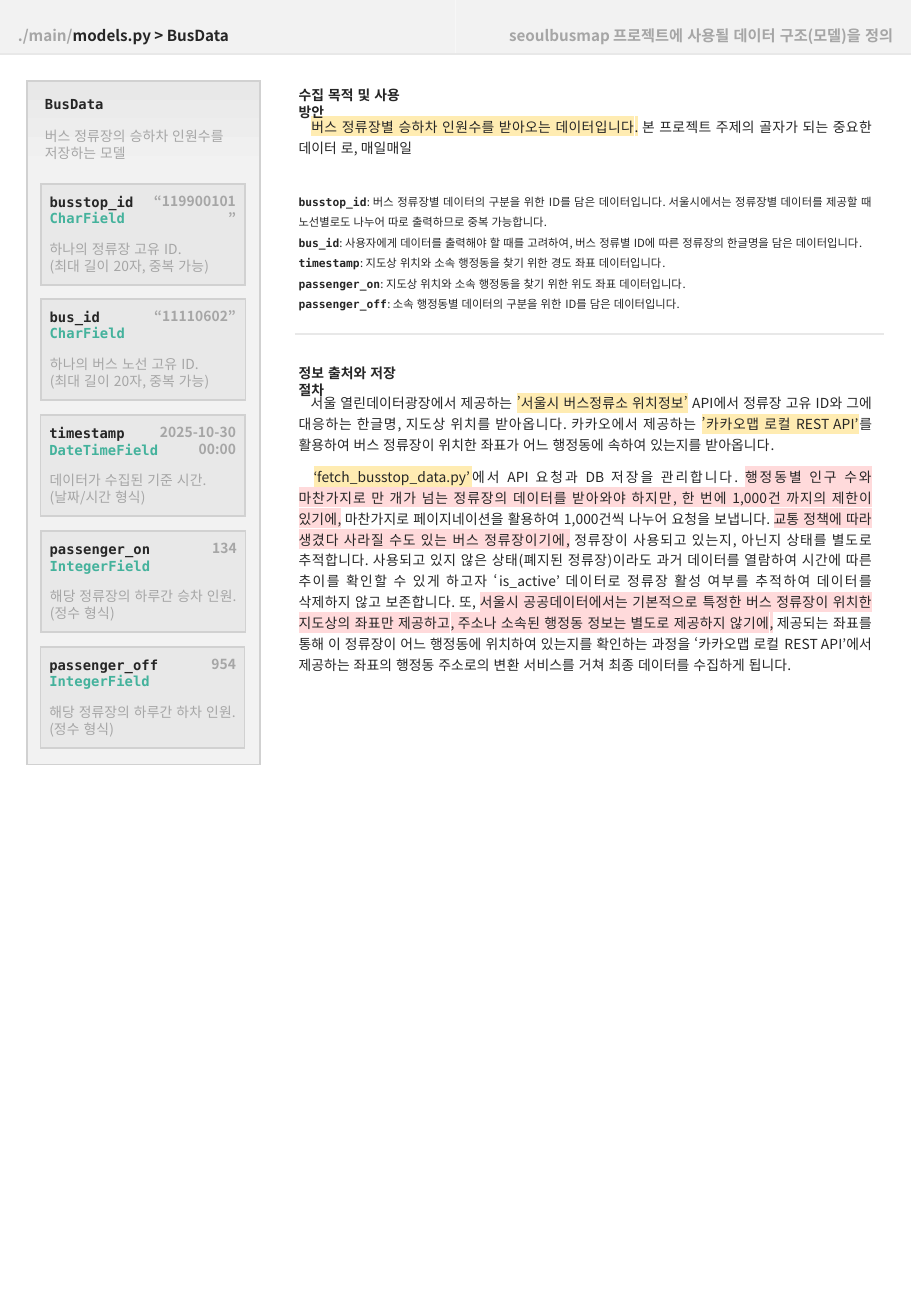
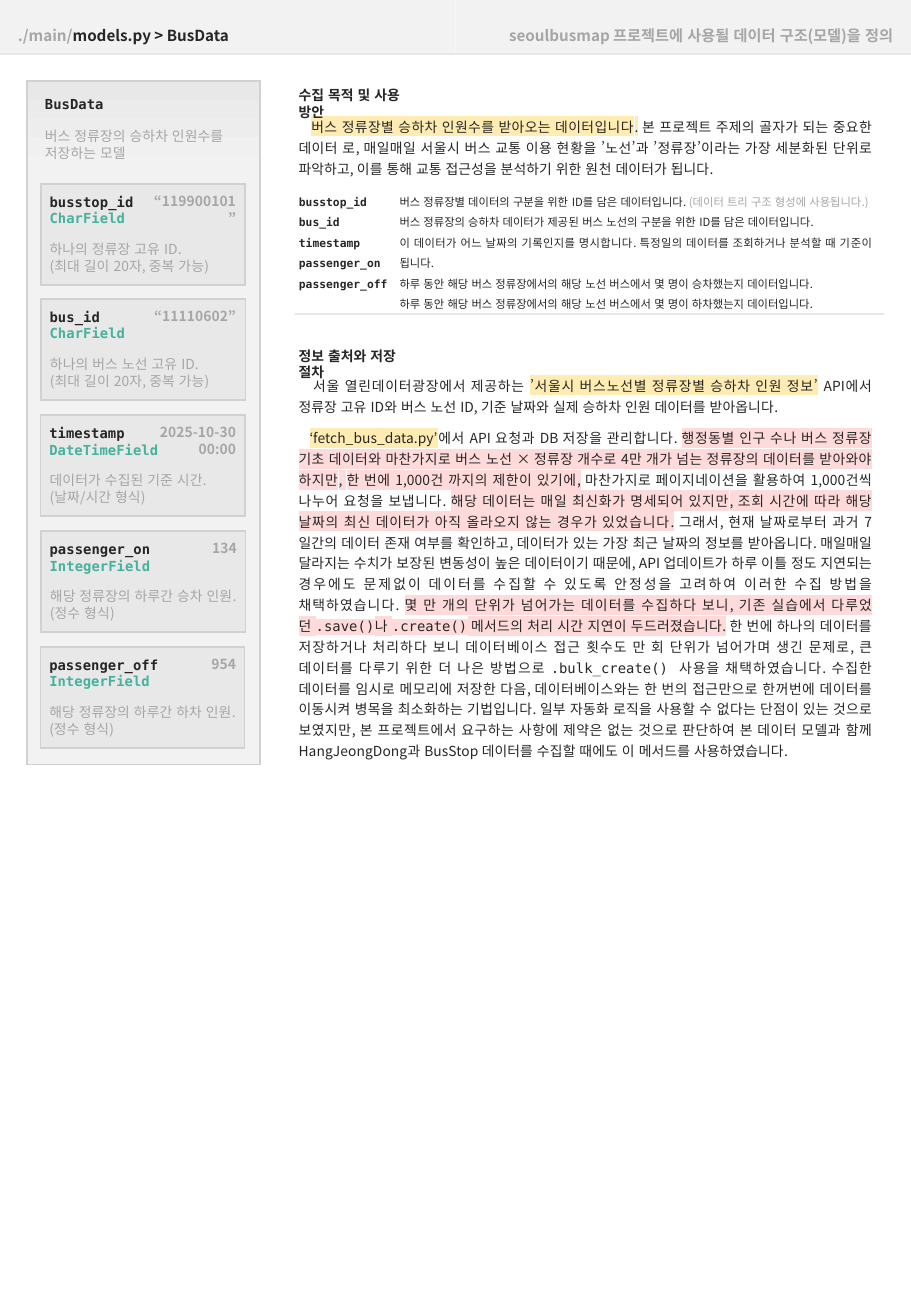
Before and after one commit to tansan7271/seoulbusmap, a slide deck: slide 3 of documents/기능 명세서 및 다이어그램 그래픽.pptx. Drawn at 911x1316 pixels with LibreOffice and Linux fonts; fonts in the diff are those of the drawing. Boxes give left, top, right and bottom in pixels: in the first picture for what was removed or moved away, otherwise in the second. Text is boxed around its words. In the diff, an @@ line names an element or a change of style, - is before the commit and + after.

Commit message:
feat: 코드 전반 리팩토링 및 자동 데이터 수집 스케줄러 기능 구현

```diff
--- a/documents/기능 명세서 및 다이어그램 그래픽.pptx
+++ b/documents/기능 명세서 및 다이어그램 그래픽.pptx
@@ text at [299, 118, 872, 177]: text changed @@
-버스 정류장별 승하차 인원수를 받아오는 데이터입니다. 본 프로젝트 주제의 골자가 되는 중요한 데이터 로, 매일매일
+버스 정류장별 승하차 인원수를 받아오는 데이터입니다. 본 프로젝트 주제의 골자가 되는 중요한 데이터 로, 매일매일 서울시 버스 교통 이용 현황을 ’노선’과 ’정류장’이라는 가장 세분화된 단위로 파악하고, 이를 통해 교통 접근성을 분석하기 위한 원천 데이터가 됩니다.
@@ text removed at [299, 196, 871, 311] @@
-busstop_id: 버스 정류장별 데이터의 구분을 위한 ID를 담은 데이터입니다. 서울시에서는 정류장별 데이터를 제공할 때 노선별로도 나누어 따로 출력하므로 중복 가능합니다.
-bus_id: 사용자에게 데이터를 출력해야 할 때를 고려하여, 버스 정류별 ID에 따른 정류장의 한글명을 담은 데이터입니다.
-timestamp: 지도상 위치와 소속 행정동을 찾기 위한 경도 좌표 데이터입니다.
-passenger_on: 지도상 위치와 소속 행정동을 찾기 위한 위도 좌표 데이터입니다.
-passenger_off: 소속 행정동별 데이터의 구분을 위한 ID를 담은 데이터입니다.
@@ text added at [299, 197, 387, 291], 6.8 pt, text #262626, bold @@
+busstop_id
+bus_id
+timestamp
+passenger_on
+passenger_off
@@ text added at [400, 196, 872, 309], 6.8 pt, text #262626 @@
+버스 정류장별 데이터의 구분을 위한 ID를 담은 데이터입니다. (데이터 트리 구조 형성에 사용됩니다.)
+버스 정류장의 승하차 데이터가 제공된 버스 노선의 구분을 위한 ID를 담은 데이터입니다.
+이 데이터가 어느 날짜의 기록인지를 명시합니다. 특정일의 데이터를 조회하거나 분석할 때 기준이 됩니다.
+하루 동안 해당 버스 정류장에서의 해당 노선 버스에서 몇 명이 승차했는지 데이터입니다.
+하루 동안 해당 버스 정류장에서의 해당 노선 버스에서 몇 명이 하차했는지 데이터입니다.
@@ line moved from (295, 334) - (884, 334) to (295, 315) - (884, 315) @@
@@ text "정보 출처와 저장 절차": place and size @@
-text "정보 출처와 저장 절차" at [299, 366, 395, 399]
+text "정보 출처와 저장 절차" at [299, 349, 395, 382]
@@ text at [299, 377, 872, 415]: text changed @@
-서울 열린데이터광장에서 제공하는 ’서울시 버스정류소 위치정보’ API에서 정류장 고유 ID와 그에 대응하는 한글명, 지도상 위치를 받아옵니다. 카카오에서 제공하는 ’카카오맵 로컬 REST API’를 활용하여 버스 정류장이 위치한 좌표가 어느 행정동에 속하여 있는지를 받아옵니다.
+서울 열린데이터광장에서 제공하는 ’서울시 버스노선별 정류장별 승하차 인원 정보’ API에서 정류장 고유 ID와 버스 노선 ID, 기준 날짜와 실제 승하차 인원 데이터를 받아옵니다.
@@ text at [299, 430, 872, 760]: text changed @@
-‘fetch_busstop_data.py’에서 API 요청과 DB 저장을 관리합니다. 행정동별 인구 수와 마찬가지로 만 개가 넘는 정류장의 데이터를 받아와야 하지만, 한 번에 1,000건 까지의 제한이 있기에, 마찬가지로 페이지네이션을 활용하여 1,000건씩 나누어 요청을 보냅니다. 교통 정책에 따라 생겼다 사라질 수도 있는 버스 정류장이기에, 정류장이 사용되고 있는지, 아닌지 상태를 별도로 추적합니다. 사용되고 있지 않은 상태(폐지된 정류장)이라도 과거 데이터를 열람하여 시간에 따른 추이를 확인할 수 있게 하고자 ‘is_active’ 데이터로 정류장 활성 여부를 추적하여 데이터를 삭제하지 않고 보존합니다. 또, 서울시 공공데이터에서는 기본적으로 특정한 버스 정류장이 위치한 지도상의 좌표만 제공하고, 주소나 소속된 행정동 정보는 별도로 제공하지 않기에, 제공되는 좌표를 통해 이 정류장이 어느 행정동에 위치하여 있는지를 확인하는 과정을 ‘카카오맵 로컬 REST API’에서 제공하는 좌표의 행정동 주소로의 변환 서비스를 거쳐 최종 데이터를 수집하게 됩니다.
+‘fetch_bus_data.py’에서 API 요청과 DB 저장을 관리합니다. 행정동별 인구 수나 버스 정류장 기초 데이터와 마찬가지로 버스 노선 × 정류장 개수로 4만 개가 넘는 정류장의 데이터를 받아와야 하지만, 한 번에 1,000건 까지의 제한이 있기에, 마찬가지로 페이지네이션을 활용하여 1,000건씩 나누어 요청을 보냅니다. 해당 데이터는 매일 최신화가 명세되어 있지만, 조회 시간에 따라 해당 날짜의 최신 데이터가 아직 올라오지 않는 경우가 있었습니다. 그래서, 현재 날짜로부터 과거 7일간의 데이터 존재 여부를 확인하고, 데이터가 있는 가장 최근 날짜의 정보를 받아옵니다. 매일매일 달라지는 수치가 보장된 변동성이 높은 데이터이기 때문에, API 업데이트가 하루 이틀 정도 지연되는 경우에도 문제없이 데이터를 수집할 수 있도록 안정성을 고려하여 이러한 수집 방법을 채택하였습니다. 몇 만 개의 단위가 넘어가는 데이터를 수집하다 보니, 기존 실습에서 다루었던 .save()나 .create() 메서드의 처리 시간 지연이 두드러졌습니다. 한 번에 하나의 데이터를 저장하거나 처리하다 보니 데이터베이스 접근 횟수도 만 회 단위가 넘어가며 생긴 문제로, 큰 데이터를 다루기 위한 더 나은 방법으로 .bulk_create() 사용을 채택하였습니다. 수집한 데이터를 임시로 메모리에 저장한 다음, 데이터베이스와는 한 번의 접근만으로 한꺼번에 데이터를 이동시켜 병목을 최소화하는 기법입니다. 일부 자동화 로직을 사용할 수 없다는 단점이 있는 것으로 보였지만, 본 프로젝트에서 요구하는 사항에 제약은 없는 것으로 판단하여 본 데이터 모델과 함께 HangJeongDong과 BusStop 데이터를 수집할 때에도 이 메서드를 사용하였습니다.
```
Also in this commit, not shown: 3 other slides changed, 15 other files.
